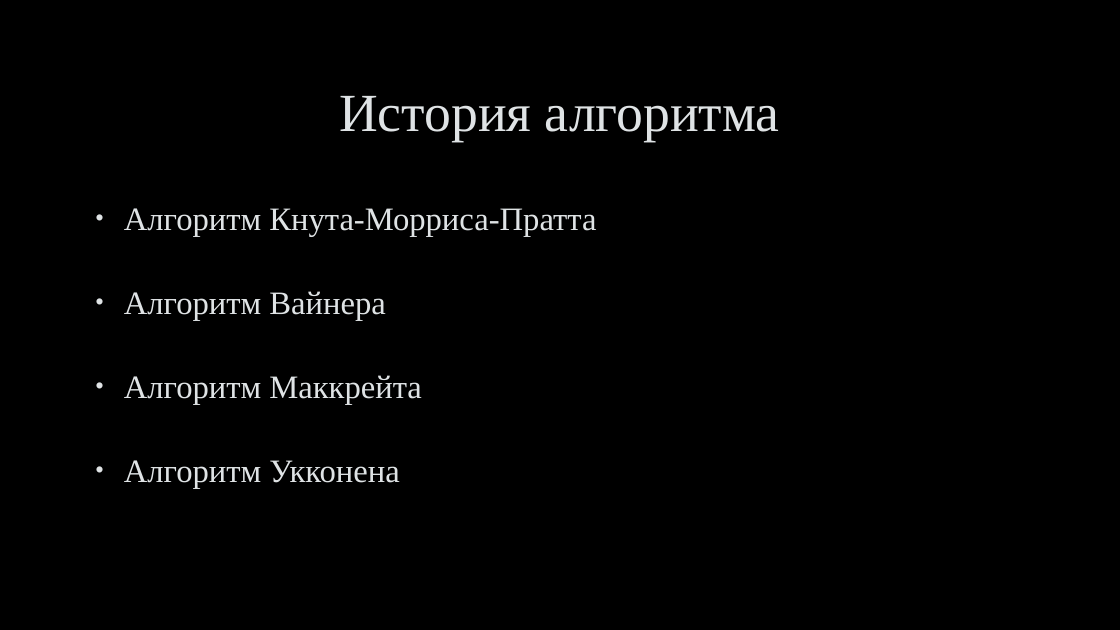
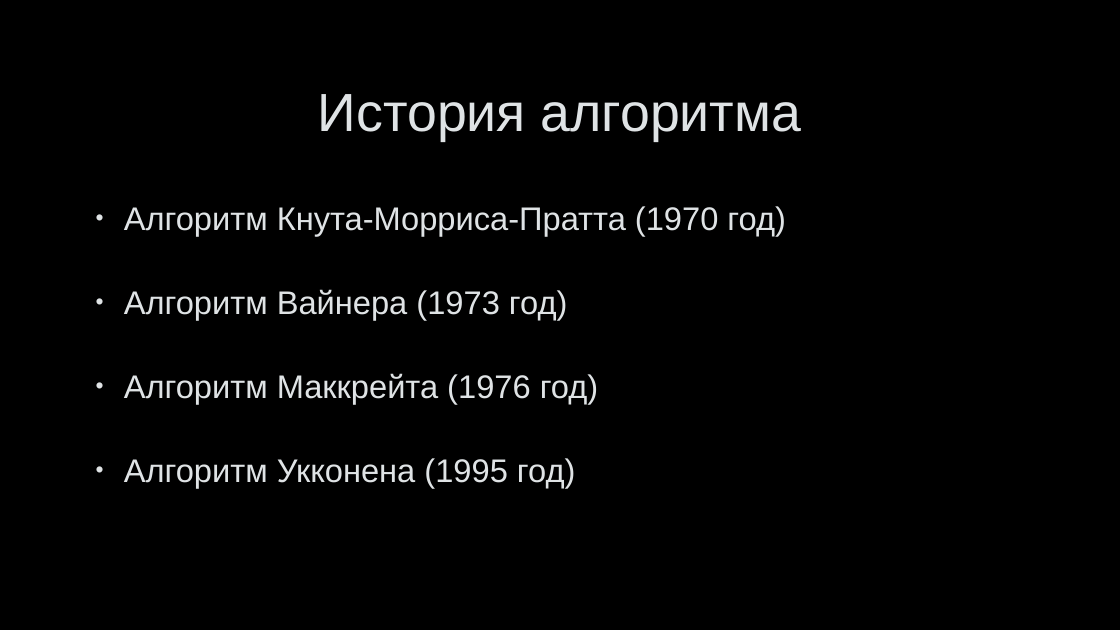
Before and after one commit to belkova-ea/McCreight-s-algo, a slide deck: slide 4 of Алгоритм МакКрейта.pptx. Drawn at 1120x630 pixels with LibreOffice and Linux fonts; fonts in the diff are those of the drawing; background and template pictures are left out. Boxes give left, top, right and bottom in pixels: in the first picture for what was removed or moved away, otherwise in the second. Text is boxed around its words. In the diff, an @@ line names an element or a change of style, - is before the commit and + after.

```diff
--- a/Алгоритм МакКрейта.pptx
+++ b/Алгоритм МакКрейта.pptx
@@ title "История алгоритма" at (x1=318, y1=94, x2=801, y2=141): font Times New Roman to Arial @@
@@ text at (x1=124, y1=206, x2=786, y2=488): text changed; font Times New Roman to Arial @@
-• Алгоритм Кнута-Морриса-Пратта
-• Алгоритм Вайнера
-• Алгоритм Маккрейта
-• Алгоритм Укконена
+• Алгоритм Кнута-Морриса-Пратта (1970 год)
+• Алгоритм Вайнера (1973 год)
+• Алгоритм Маккрейта (1976 год)
+• Алгоритм Укконена (1995 год)
```
Also in this commit, not shown: 12 other slides changed, 2 slides added, 1 slide removed.
